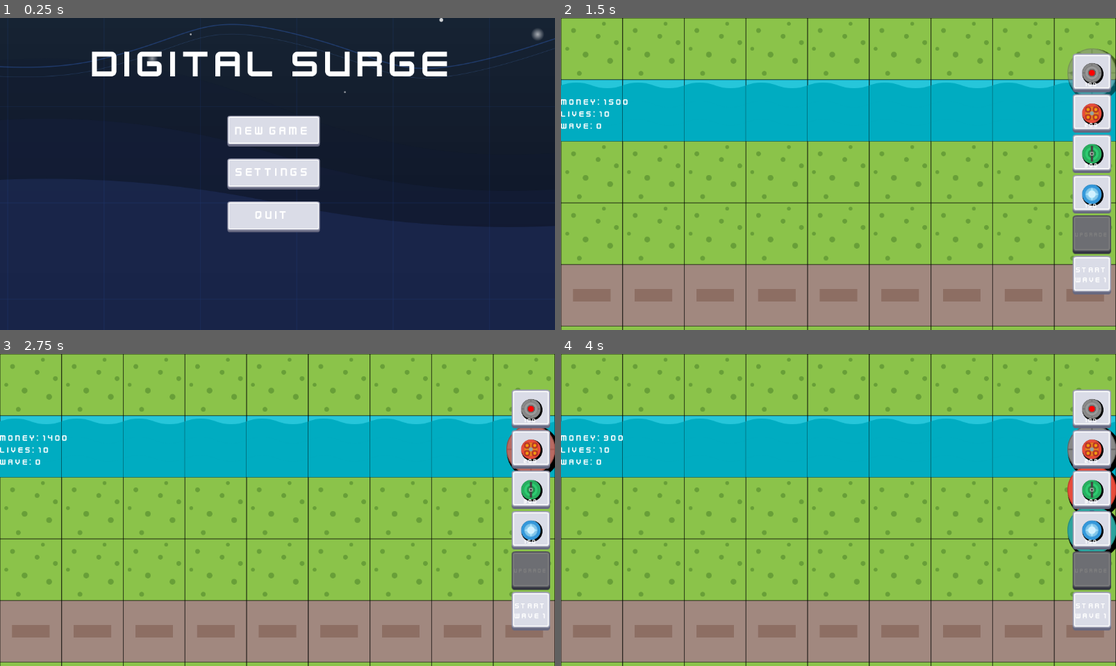
Above: before the commit, frames 1-4 (two rows, left to right).
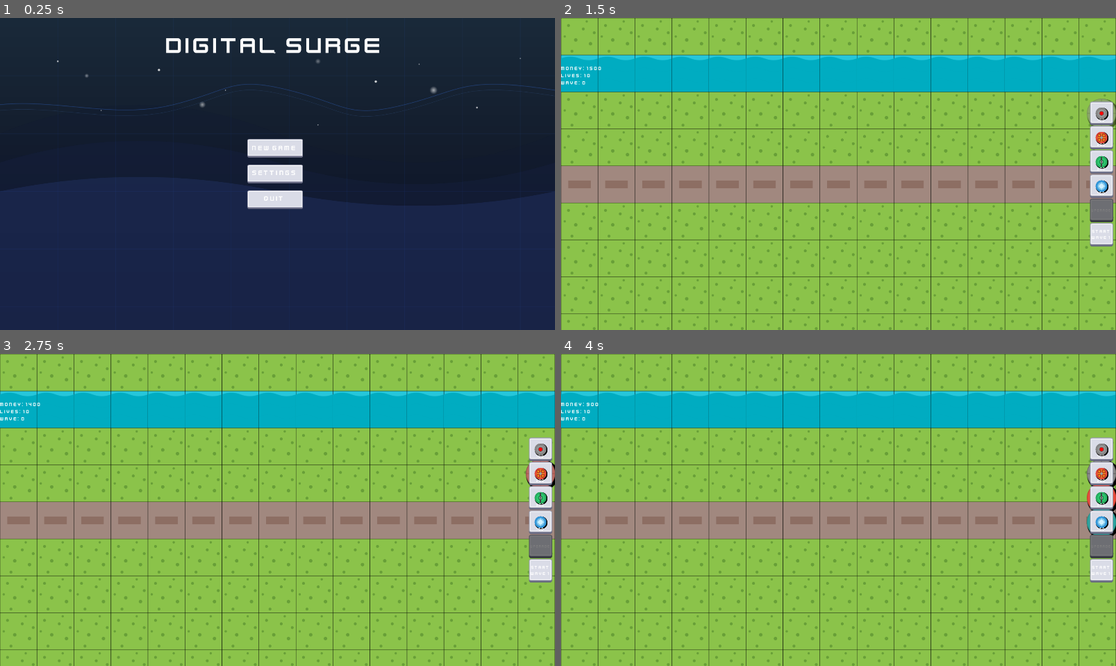
Above: after the commit, the same moments.

Repository: Kotowskey/tower-defense
Game: Godot game, scene res://scenes/scene_handler.tscn
The game is run twice, just before and just after one commit, with the same random seed, the same clock (stepped at 60 frames per second) and the same inputs.
Inputs:
- Up to frame 1 (0.25 s): no input
- Up to frame 2 (1.5 s): click "NEW GAME" at 0.5 s; click "100" at 1.25 s
- Up to frame 3 (2.75 s): click "200" at 2 s
- Up to frame 4 (4 s): click "300" at 2.75 s; click "150" at 3.5 s

The runs differ from the first frame. In frame 1, 9.0% of the frame differs, in the area x 0-100%, y 0-69%; in frame 2, 64%; in frame 3, 64%; in frame 4, 64%, in the area x 0-100%, y 0-100%.

Commit message:
minor resolution fixes

Diff:
--- a/project.godot
+++ b/project.godot
@@ -15,6 +15,12 @@
 config/features=PackedStringArray("4.4", "Forward Plus")
 config/icon="uid://bmf1yhmw1gdmj"
 
+[display]
+
+window/size/viewport_width=1920
+window/size/viewport_height=1080
+window/size/mode=3
+
 [dotnet]
 
 project/assembly_name="Tower Defense"
--- a/scenes/game_scene.tscn
+++ b/scenes/game_scene.tscn
@@ -32,6 +32,7 @@
 [node name="UI" type="CanvasLayer" parent="."]
 
 [node name="HUD" type="Control" parent="UI"]
+layout_direction = 4
 layout_mode = 3
 anchors_preset = 15
 anchor_right = 1.0
Not shown: 1 places in scenes/game_scene.tscn that only renumber resources
